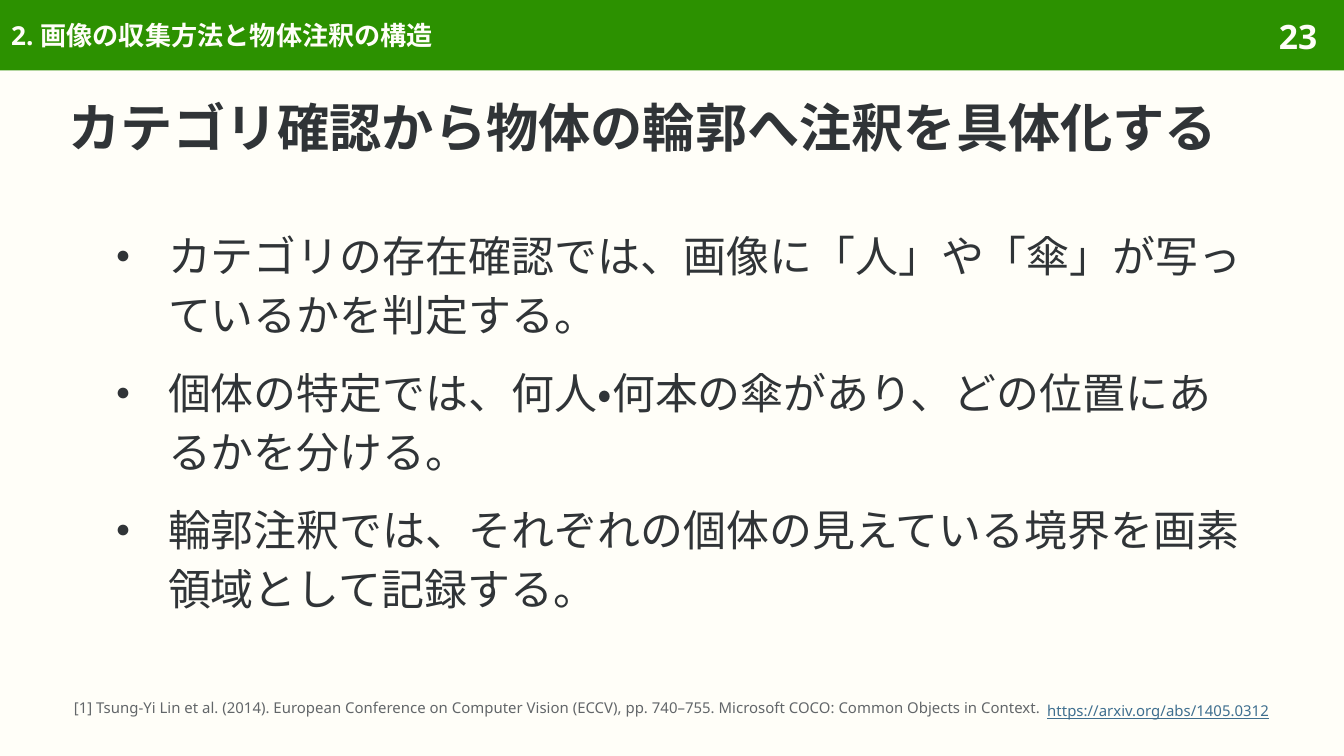
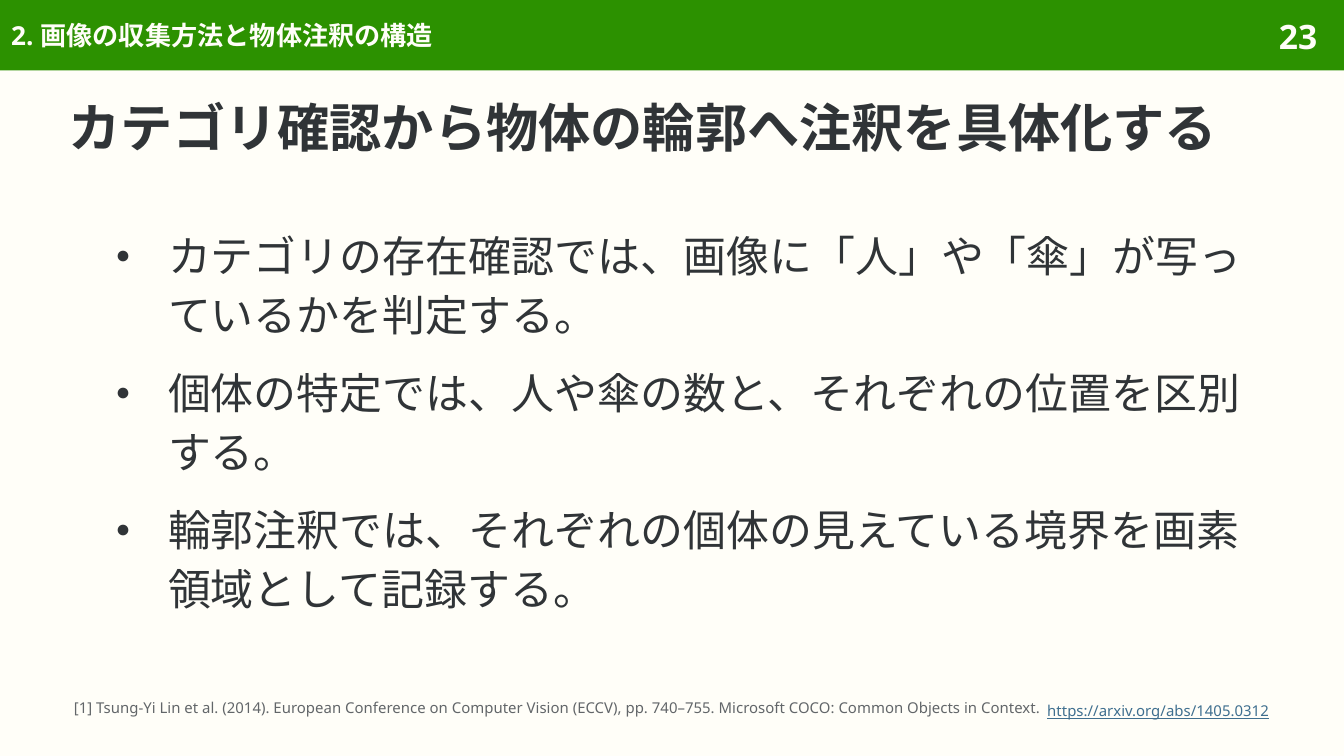
Before and after one commit to sasakiy84/datasets-in-10-minutes, a slide deck: slide 23 of slides/datasets-in-10-minutes-coco.pptx. Drawn at 1344x756 pixels with LibreOffice and Linux fonts; fonts in the diff are those of the drawing. Boxes give left, top, right and bottom in pixels: in the first picture for what was removed or moved away, otherwise in the second. Text is boxed around its words. In the diff, an @@ line names an element or a change of style, - is before the commit and + after.

```diff
--- a/slides/datasets-in-10-minutes-coco.pptx
+++ b/slides/datasets-in-10-minutes-coco.pptx
@@ text at (168, 373, 1240, 471): text changed @@
-● 個体の特定では、何人・何本の傘があり、どの位置にあるかを分ける。
+● 個体の特定では、人や傘の数と、それぞれの位置を区別する。
```
Also in this commit, not shown: 10 other slides changed, 7 other files.
